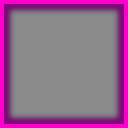
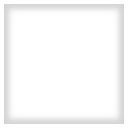
Revision of a layered (128, 128) image; what changed, layer by layer:
painted on "Hintergrund" over [0, 0, 128, 128]
painted on "Neue Ebene-Kopie" over [0, 0, 128, 128]
hid "Neue Ebene" over [0, 0, 128, 128]
hid "Eingefügte Ebene" over [4, 4, 124, 124]
